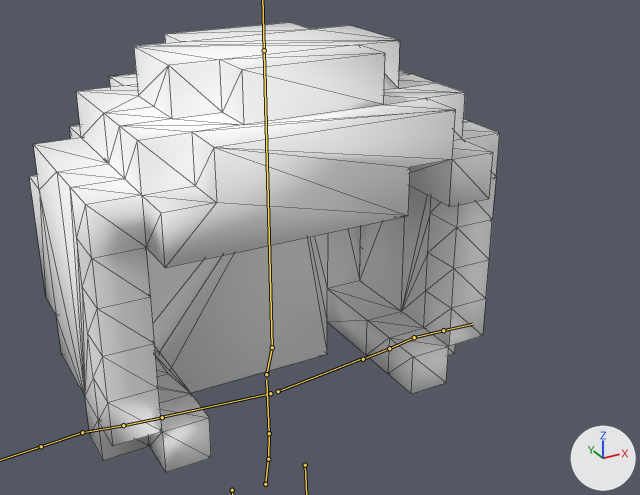
Two versions of the FBX model bishrpg/Content/Characters/Hair/Hair_PaintItBlack_Lingling.fbx, one commit apart.
One viewpoint serves both versions: a 50 mm lens placed at (-1.37, -2.96, 3.58), pointed at (0.14, -0.2, 2.2). Lighting does not change. The marker at lower right points along +X, +Y and +Z. Both versions are drawn at the pose saved in each file; the numbers are the values there. The bones that bend it are drawn over the model as lines. Mesh edges are drawn as thin lines.

In view in the first picture: 'paintitblack_lingling-3'.
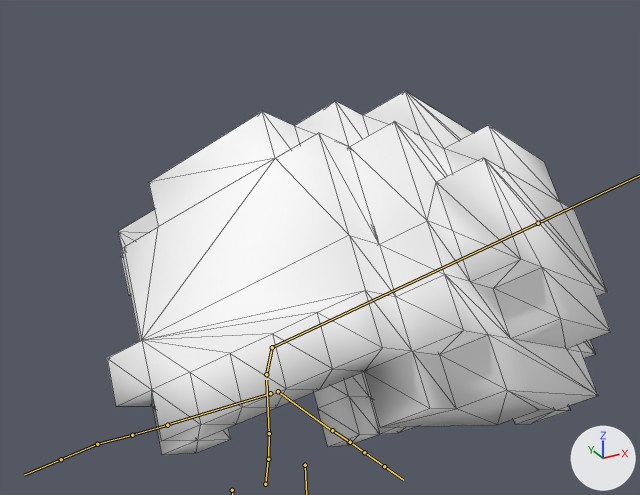
What differs and where, as boxes [x1, y1, x2, y2] in the pictures (640 x 495 px):
'paintitblack_lingling-3', posed (7% wider, 19% shorter)
    before: [29, 22, 500, 472]
    after: [107, 91, 611, 455]
bone 'head', root to tip
    before: (272, 347) to (264, 50)
    after: (272, 347) to (538, 223)
bone 'shoulder.L', root to tip
    before: (278, 391) to (362, 358)
    after: (278, 391) to (331, 430)
bone 'shoulder.R', root to tip
    before: (270, 393) to (162, 417)
    after: (270, 393) to (168, 424)

What the commit changed:
Bone 'head' (bone_head) turns from (0, 0, 0) to (40, 20, -29) degrees about its own x, y and z.
Bone 'shoulder.L' (bone_shoulder_l) turns from (0, 0, 0) to (-47, 0, 5) degrees about its own x, y and z.
Bone 'shoulder.R' (bone_shoulder_r) turns from (0, 0, 0) to (-17, 0, -17) degrees about its own x, y and z.
